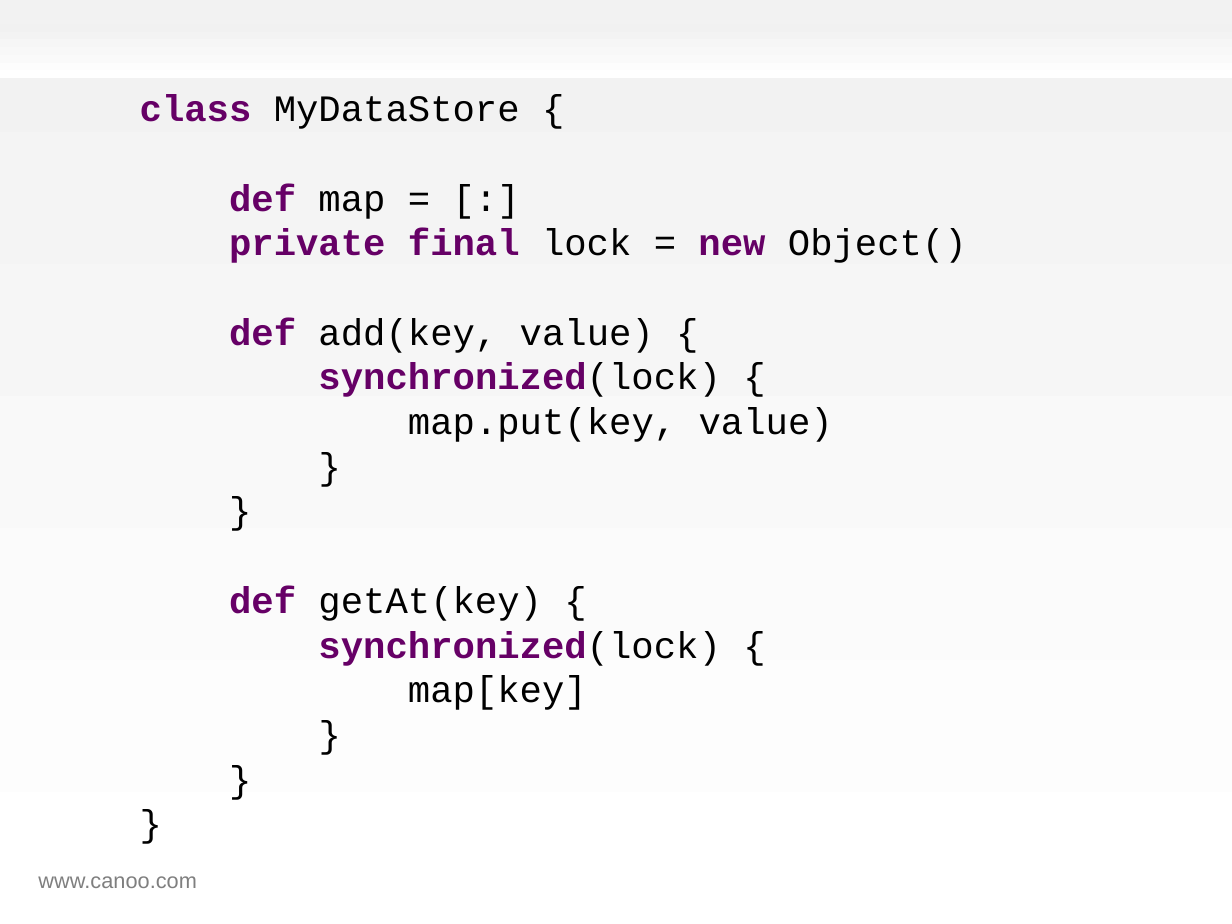
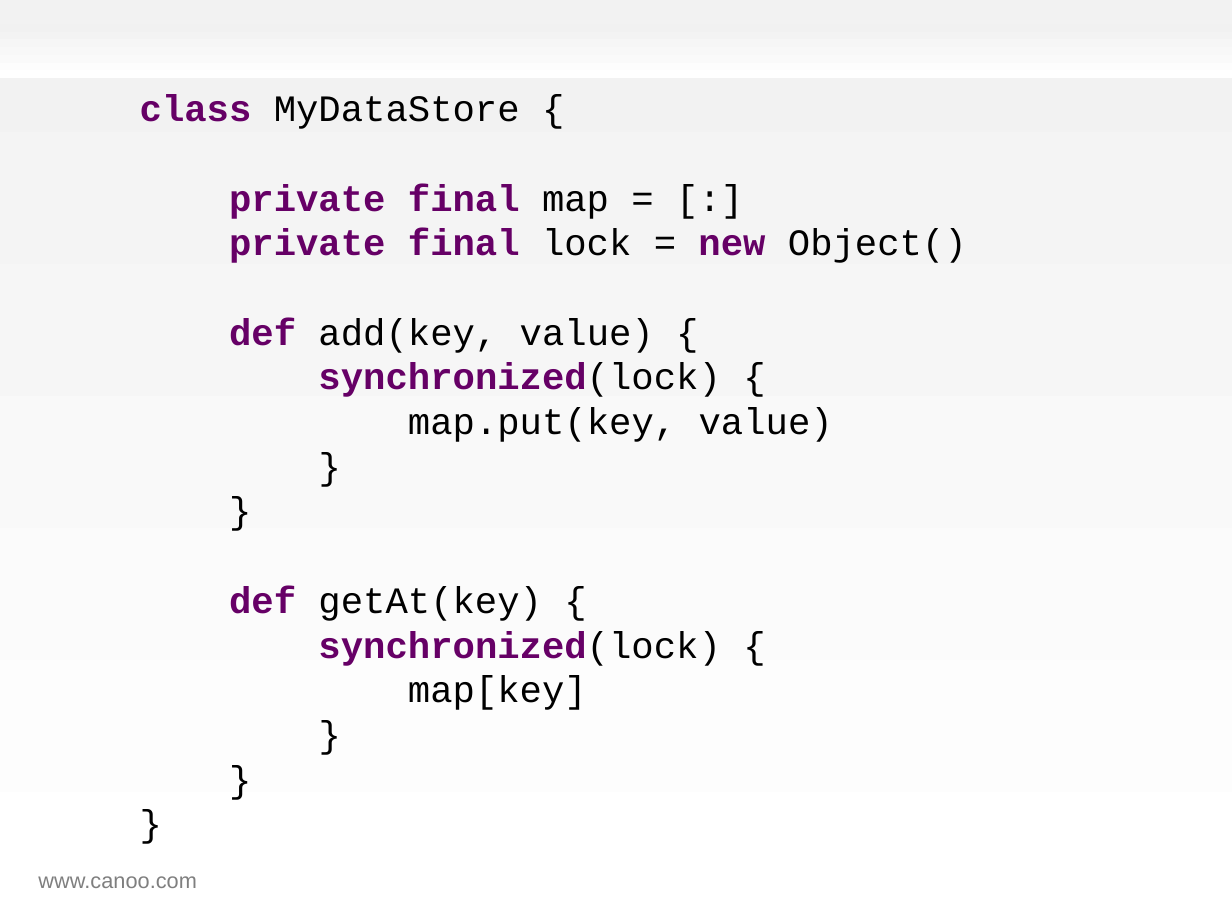
Before and after one commit to HamletDRC/presentations, a slide deck: slide 89 of effectivegroovy/effectivegroovy_gr82011.odp. Drawn at 1232x924 pixels with LibreOffice and Linux fonts; fonts in the diff are those of the drawing; background and template pictures are left out. Boxes give left, top, right and bottom in pixels: in the first picture for what was removed or moved away, otherwise in the second. Text is boxed around its words. In the diff, an @@ line names an element or a change of style, - is before the commit and + after.

```diff
--- a/effectivegroovy/effectivegroovy_gr82011.odp
+++ b/effectivegroovy/effectivegroovy_gr82011.odp
@@ text at <box>140,95,967,710</box>: text changed @@
-class MyDataStore {
-def map = [:]
-private final lock = new Object()
-def add(key, value) {
-synchronized(lock) {
-map.put(key, value)
-}
-}
-def getAt(key) {
-synchronized(lock) {
-map[key]
-}
-}
-}
+class MyDataStore {
+private final map = [:]
+private final lock = new Object()
+def add(key, value) {
+synchronized(lock) {
+map.put(key, value)
+}
+}
+def getAt(key) {
+synchronized(lock) {
+map[key]
+}
+}
+}
```
Also in this commit, not shown: 12 other slides changed, 4 other files.
